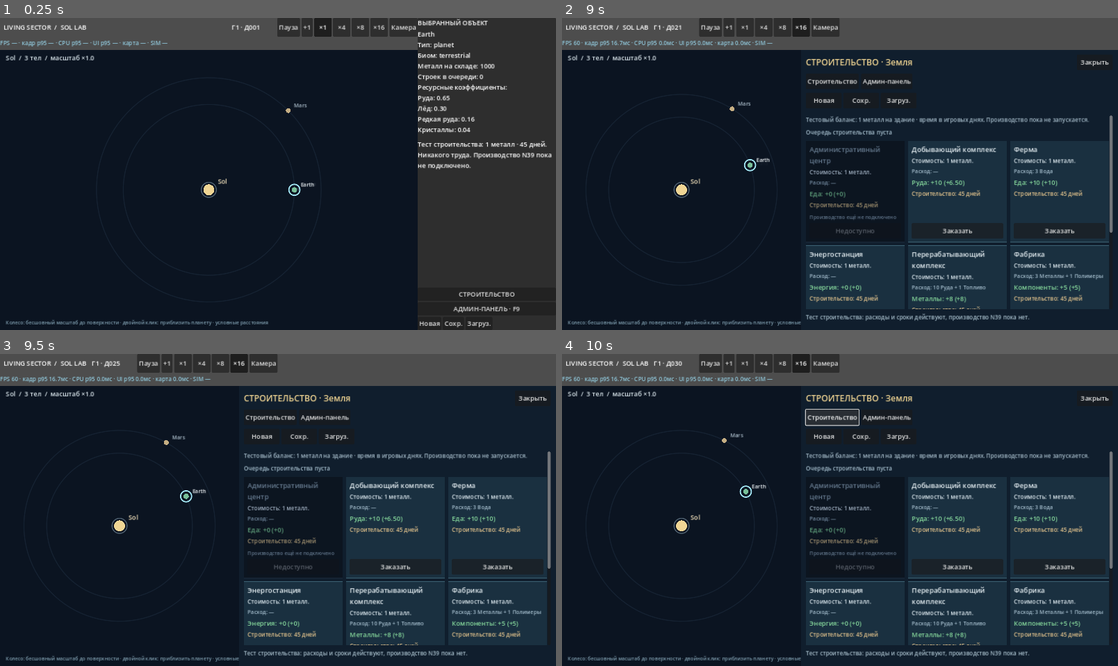
Above: before the commit, frames 1-4 (two rows, left to right).
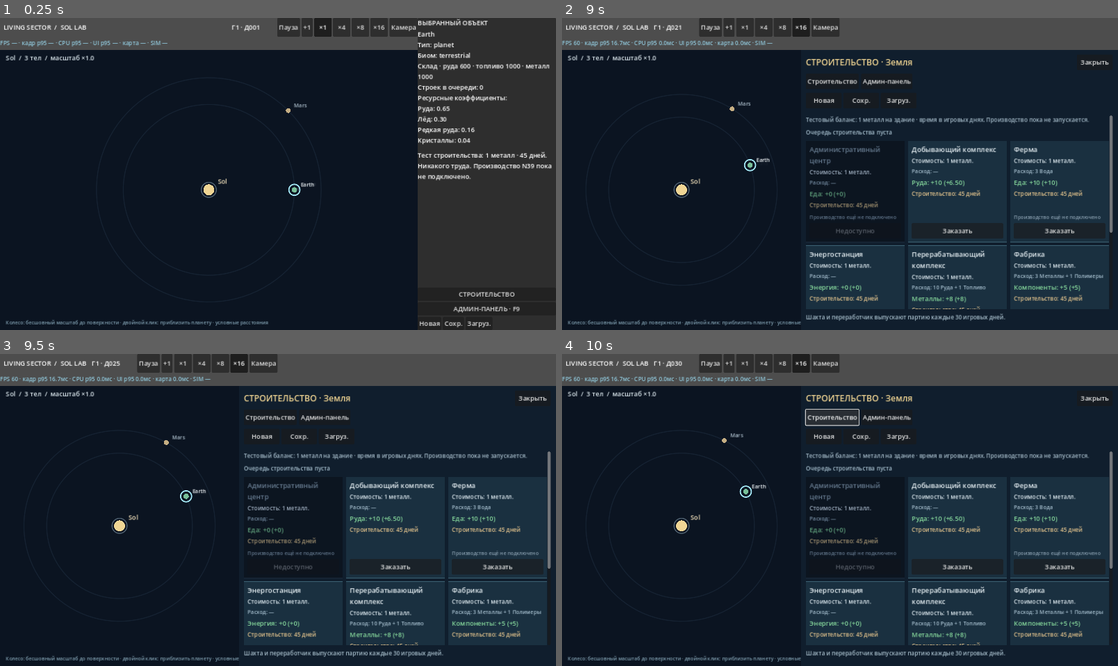
Above: after the commit, the same moments.

Repository: Mefits/Living-Sector
Game: Godot game, scene res://scenes/main.tscn
The game is run twice, just before and just after one commit, with the same random seed, the same clock (stepped at 60 frames per second) and the same inputs.
Inputs:
- Up to frame 1 (0.25 s): no input
- Up to frame 2 (9 s): click "Загруз." at 0.5 s; click "Новая" at 1.25 s; click "Новая" at 2 s; click "Пауза" at 2.75 s; click "Продолжить" at 3.5 s; click "+1" at 4.25 s; click "×1" at 5 s; click "×4" at 5.75 s; click "×8" at 6.5 s; click "×16" at 7.25 s; click "Камера" at 8 s; click "СТРОИТЕЛЬСТВО" at 8.75 s
- Up to frame 3 (9.5 s): no input
- Up to frame 4 (10 s): click "Строительство" at 9.5 s

The runs differ from the first frame. In frame 1, 1.9% of the frame differs, in the area x 75-100%, y 14-53%; in frame 2, 0.5%; in frame 3, 0.5%; in frame 4, 0.5%.

Commit message:
Sol Lab: run mine and refinery batches against colony inventory

Diff:
--- a/sol_lab/scripts/building_browser.gd
+++ b/sol_lab/scripts/building_browser.gd
@@ -157,7 +157,7 @@
  queue_mounted = false
  grid = null
  scroll.scroll_vertical = 0
- feedback.text = "Тест строительства: расходы и сроки действуют, производство N39 пока нет."
+ feedback.text = "Шахта и переработчик выпускают партию каждые 30 игровых дней."
  var planet_name: String = ("Земля" if body_id == "earth"
   else ("Луна" if body_id == "luna" else "Марс"))
  if page == "build":
@@ -244,7 +244,7 @@
   var spacer := Control.new()
   spacer.size_flags_vertical = Control.SIZE_EXPAND_FILL
   stack.add_child(spacer)
-  if not bool(building["ported"]):
+  if id not in ["mining_rig", "refinery"]:
    _label(stack, "Производство ещё не подключено", 12,
     Color("#889eae"))
   if not editable:
--- a/sol_lab/scripts/main.gd
+++ b/sol_lab/scripts/main.gd
@@ -58,6 +58,7 @@
     visual_clock.set_speed(float(speed))
     config = _load_config()
     _init_extra_settings()
+    construction.planets = config["planets"]
     construction.setup(world, config["buildings"])
     _build_ui()
     _make_native_map()
@@ -197,6 +198,7 @@
     if not _save_config():
         _notice("Не удалось сохранить параметры")
         return
+    construction.planets = config["planets"]
     construction.settings = config["buildings"]
     _notice("Баланс сохранён; новые стройки используют новые значения")
 
@@ -208,6 +210,7 @@
             return
     config = _load_config()
     _init_extra_settings()
+    construction.planets = config["planets"]
     construction.settings = config["buildings"]
     browser.configure(world, config, selected, true)
     browser.set_construction_state(world, construction.sites, native_time)
@@ -282,7 +285,7 @@
             str(body.get("name", selected)),
             "Тип: "+str(body.get("type", "—")),
             "Биом: "+str(body.get("biome", "—")),
-            "Металл на складе: %d" % Model.stock(world,selected),
+            construction.inventory_summary(selected),
             "Строек в очереди: %d" % _pending_on(selected),
             "Ресурсные коэффициенты:"
         ]
@@ -542,8 +545,14 @@
         "×1/×4/×8/×16 ускоряют и строительство, и орбиты.")
 
 func _advance_construction() -> void:
+    var previous_revision: int = construction.batch_revision
     var finished: Array = construction.advance_to(native_time)
     if finished.is_empty():
+        if previous_revision != construction.batch_revision:
+            _show_selected()
+            if browser.visible and browser.page == "build":
+                browser.configure(world, config, selected, false)
+                _refresh_construction_ui()
         return
     _update_native_map()
     _show_selected()
--- a/sol_lab/scripts/sol_construction_runtime.gd
+++ b/sol_lab/scripts/sol_construction_runtime.gd
@@ -1,7 +1,7 @@
 extends RefCounted
 ## Sol Lab test-only construction model. Real stock is debited from the
 ## detached Rust Sol market. Sites live in the same map world as buildings.
-## No second N39 simulation, no free facility, no paid labor or production.
+## No second N39 simulation, no free facility, no paid labor or paid shifts.
 const Model = preload("res://scripts/sol_building_model.gd")
 const Calendar = preload("res://scripts/sol_calendar.gd")
 
@@ -11,6 +11,11 @@
 var now_native: float = 0.0
 var next_id: int = 1
 var sites: Array = []
+const CYCLE_DAYS := 30
+var planets: Dictionary = {}
+var producers: Array = []
+var next_batch: float = INF
+var batch_revision := 0
 
 func setup(source_world: Dictionary, building_settings: Dictionary) -> void:
  world = source_world
@@ -18,6 +23,7 @@
  now_native = 0.0
  next_id = 1
  sites.clear()
+ _index_producers()
 
 func _market_for(body: String) -> Dictionary:
  var ac_location: String = ""
@@ -88,7 +94,7 @@
  }
  # Commit once, after every validation: stock and the unique site appear
  # together. There is no synthetic material refund or repeat debit.
- supply["metals"] = int(supply["metals"]) - cost
+ supply["metals"] = float(supply["metals"]) - cost
  market["supply"] = supply
  world["facilities"].append(facility)
  sites.append(new_site)
@@ -119,6 +125,7 @@
    # A missing construction site is not magically converted.
    remaining.append(site)
  sites = remaining
+ _advance_production()
  return completed
 
 func _finish(site: Dictionary) -> bool:
@@ -134,6 +141,7 @@
   # orbit only after completion, not as a second free building.
   if building_id in ["orbital_platform", "shipyard"]:
    facility["location"] = str(site["body"]) + "-orbit-" + id
+  _register_producer(facility, float(site["finish_native"]))
   facility.erase("construction_start_native")
   facility.erase("construction_finished_native")
   return true
@@ -179,6 +187,10 @@
   var id: String = str(f["id"])
   if all_ids.has(id):
    return false
+  if f.has("next_batch_native"):
+   var due: Variant = f.next_batch_native
+   if not (due is float or due is int) or not is_finite(float(due)) or float(due) <= float(t):
+    return false
   all_ids[id] = f
  for site in input_sites:
   if not (site is Dictionary):
@@ -210,5 +222,69 @@
  world["markets"] = input_markets.duplicate(true)
  sites = input_sites.duplicate(true)
  now_native = float(t)
+ _index_producers()
  next_id = int(seq)
  return true
+
+
+func _index_producers() -> void:
+ producers.clear()
+ next_batch = INF
+ for facility in world.get("facilities", []):
+  _register_producer(facility, now_native)
+
+func _register_producer(facility: Dictionary, start: float) -> void:
+ var kind: String = str(facility.get("type", ""))
+ if kind not in ["mining_rig", "refinery"]:
+  return
+ var body: String = str(facility.get("body", ""))
+ var market := _market_for(body)
+ if market.is_empty():
+  return
+ var due := float(facility.get("next_batch_native", start + Calendar.days_to_native(CYCLE_DAYS)))
+ facility["next_batch_native"] = due
+ producers.append({"facility": facility, "market": market, "recipe": Model.find_building(kind)})
+ next_batch = minf(next_batch, due)
+
+func _advance_production() -> void:
+ var interval := Calendar.days_to_native(CYCLE_DAYS)
+ while now_native >= next_batch:
+  var deadline := next_batch
+  next_batch = INF
+  for entry in producers:
+   var facility: Dictionary = entry.facility
+   var due := float(facility.next_batch_native)
+   if due <= deadline:
+    _run_batch(facility, entry.market.supply, entry.recipe)
+    due += interval
+    facility.next_batch_native = due
+   next_batch = minf(next_batch, due)
+  batch_revision += 1
+
+func _run_batch(facility: Dictionary, supply: Dictionary, recipe: Dictionary) -> void:
+ var row: Dictionary = settings.get(recipe.id, {})
+ var output := Model.calculated(recipe, settings, planets, str(facility.body))
+ if output <= 0:
+  facility["production_status"] = "Нулевая выработка"
+  return
+ for key in recipe.inputs:
+  var required := int(row.get("input_" + key, recipe.inputs[key]))
+  if float(supply.get(key, 0)) < required:
+   facility["production_status"] = "Не хватает: " + Model.resource_label(key)
+   return
+ for key in recipe.inputs:
+  supply[key] = float(supply.get(key, 0)) - int(row.get("input_" + key, recipe.inputs[key]))
+ supply[recipe.product] = snappedf(float(supply.get(recipe.product, 0)) + output, 0.01)
+ facility["production_status"] = "Выпущено: %s %s" % [output, Model.resource_label(recipe.product)]
+
+func inventory_summary(body: String) -> String:
+ var market := _market_for(body)
+ if market.is_empty():
+  return "Нет склада колонии"
+ var stock: Dictionary = market.supply
+ var lines := PackedStringArray(["Склад · руда %s · топливо %s · металл %s" % [
+  stock.get("ore", 0), stock.get("fuel", 0), stock.get("metals", 0)]])
+ for entry in producers:
+  if str(entry.facility.body) == body:
+   lines.append("%s · %s" % [entry.recipe.name, entry.facility.get("production_status", "Первый цикл")])
+ return "\n".join(lines)
